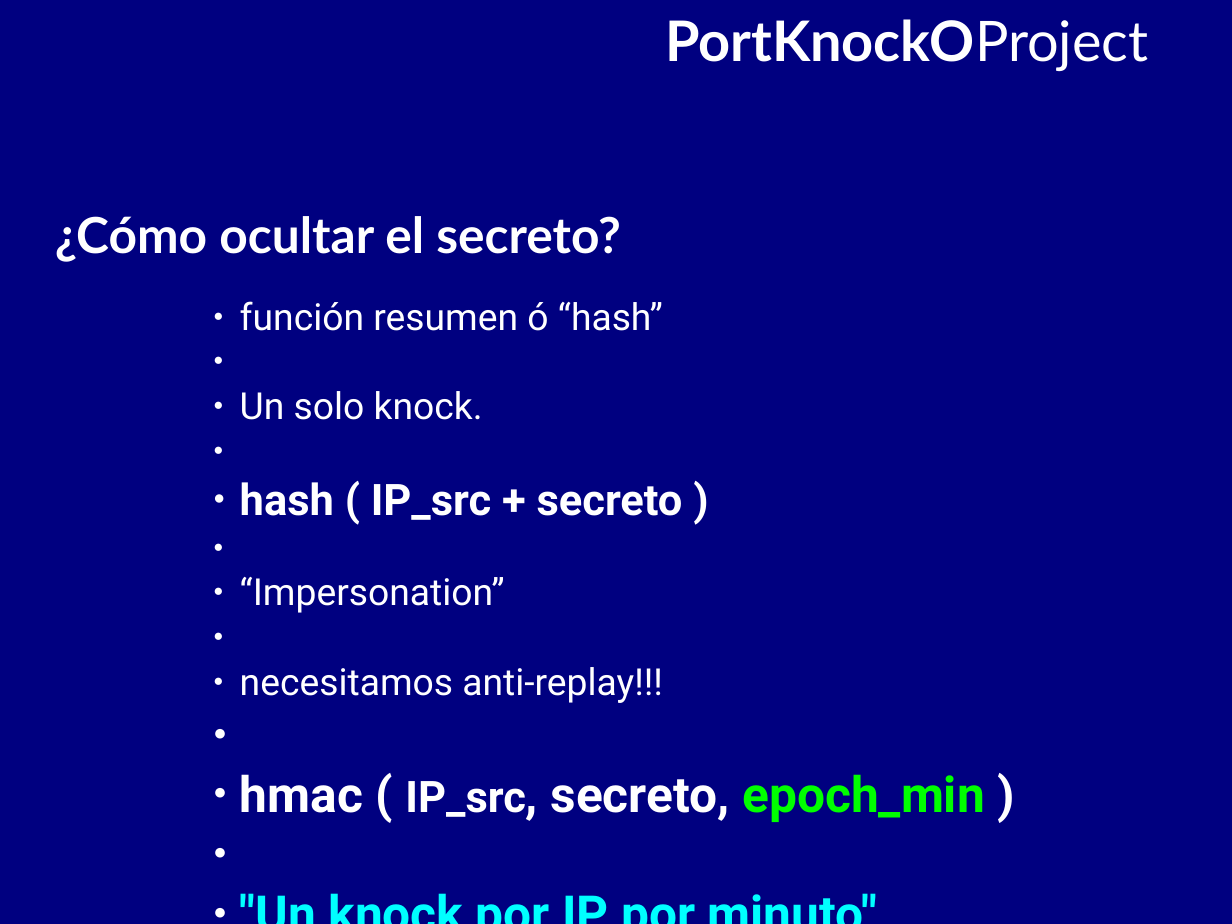
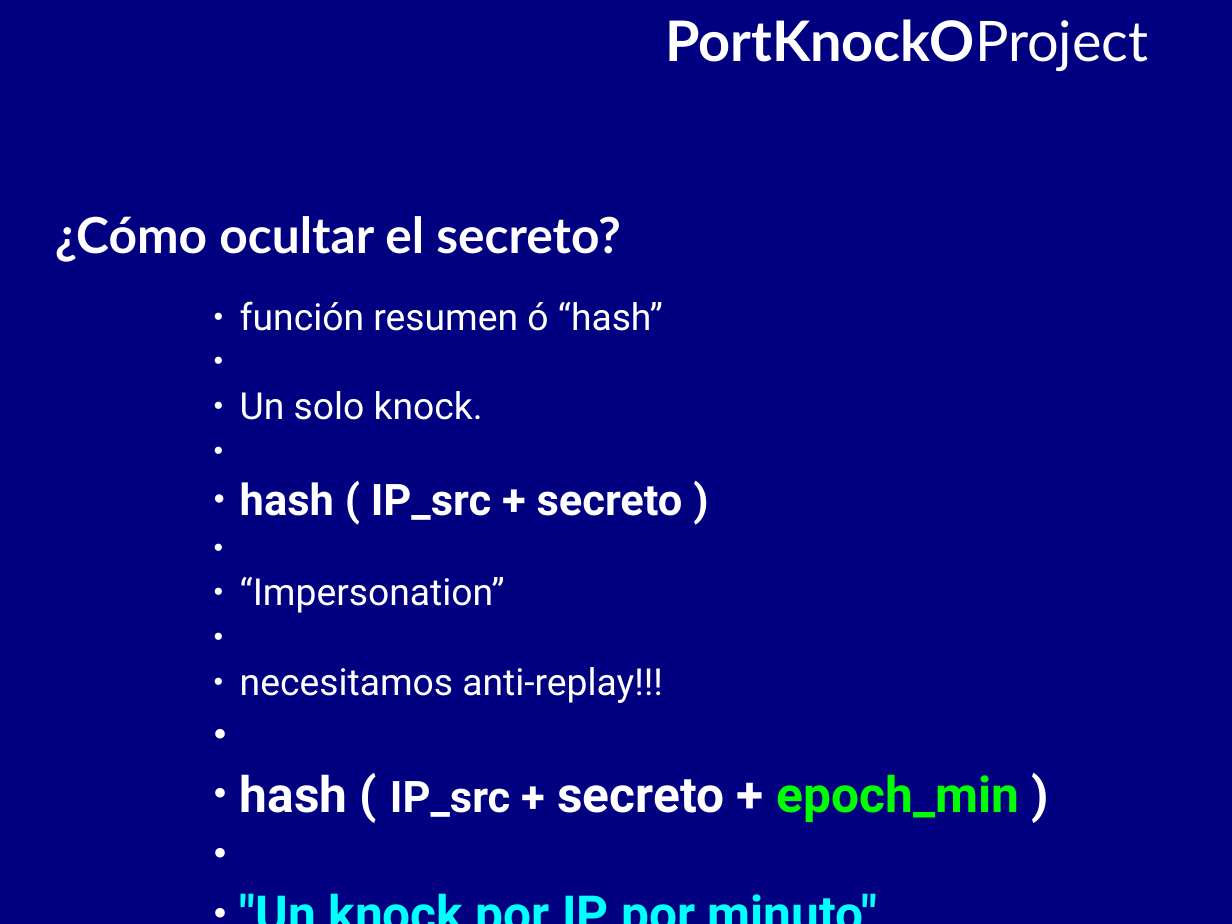
Before and after one commit to BackupTheBerlios/portknocko-svn, a slide deck: slide 9 of trunk/jornadas/jornadas.odp. Drawn at 1232x924 pixels with LibreOffice and Linux fonts; fonts in the diff are those of the drawing. Boxes give left, top, right and bottom in pixels: in the first picture for what was removed or moved away, otherwise in the second. Text is boxed around its words. In the diff, an @@ line names an element or a change of style, - is before the commit and + after.

```diff
--- a/trunk/jornadas/jornadas.odp
+++ b/trunk/jornadas/jornadas.odp
@@ text at bbox=[240, 774, 1019, 822]: text changed @@
-  ● hmac ( IP_src, secreto, epoch_min )
+  ● hash ( IP_src + secreto + epoch_min )
```
